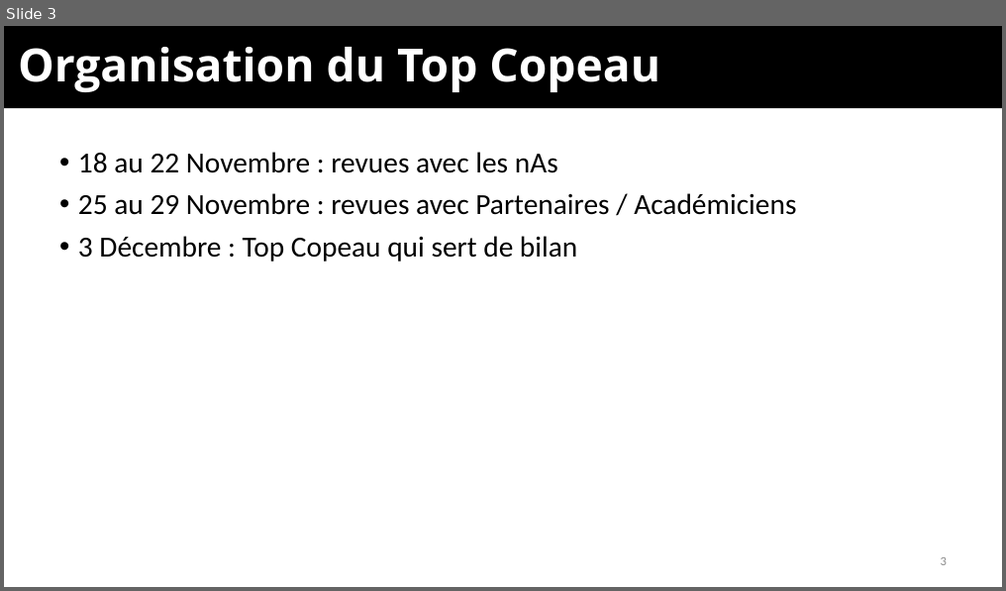
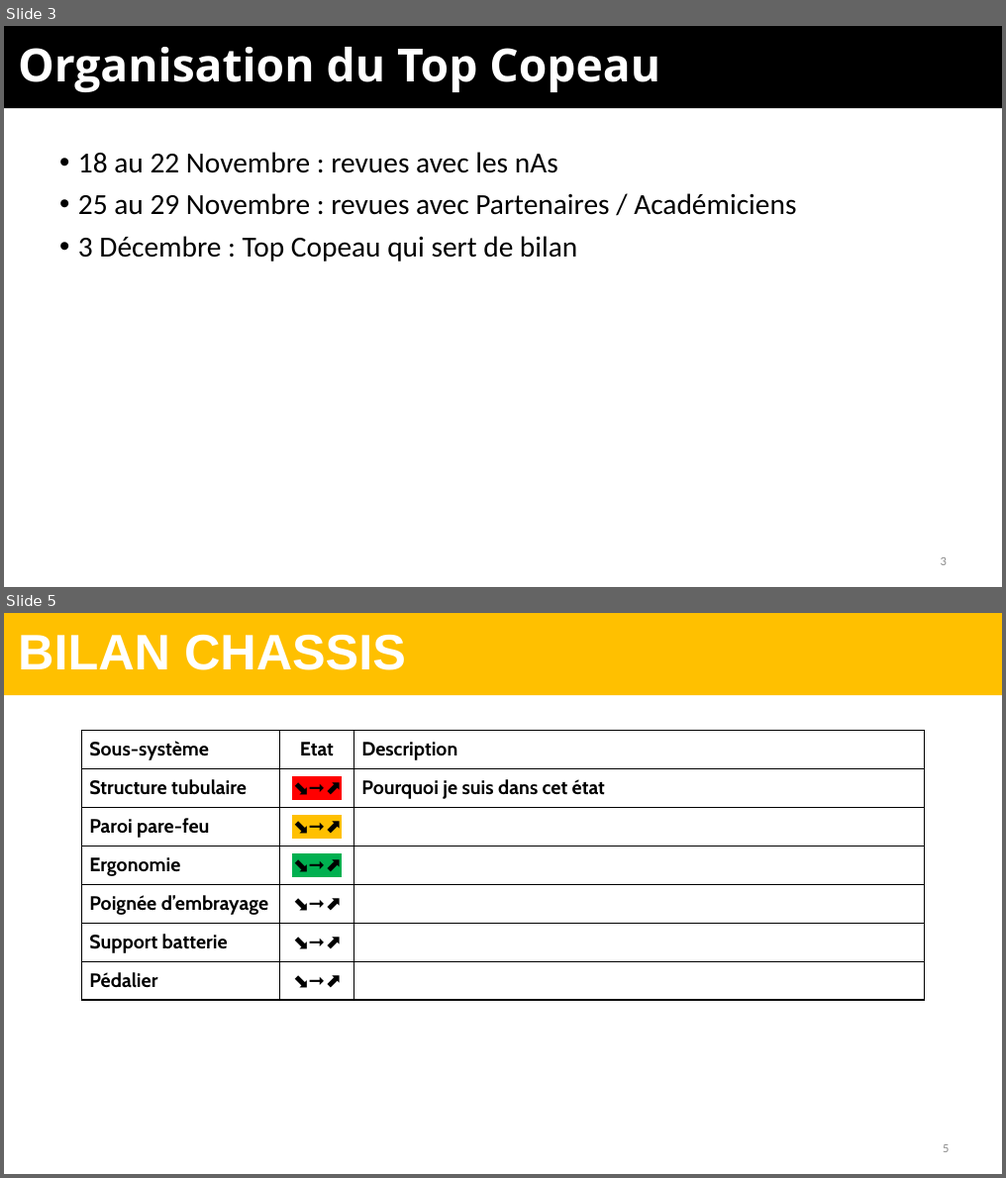
Before and after one commit to EOSCogniton/Ressources2020, a slide deck: DR_Direction/MG_Management/10_Point_Projet/2019_2020/2019 11 05.pptx. Shown one above the other, each under a label of ours: slide 3 before the commit, slides 3 and 5 after it; the slides between them are not shown. The pictures are 1006x591 and 1006x1178 pixels, drawn with LibreOffice and Linux fonts; fonts in the diff are those of the drawing; background and template pictures are left out. Boxes give left, top, right and bottom in pixels: in the first picture for what was removed or moved away, otherwise in the second. Text is boxed around its words. In the diff, an @@ line names an element or a change of style, - is before the commit and + after.

```diff
--- a/DR_Direction/MG_Management/10_Point_Projet/2019_2020/2019 11 05.pptx
+++ b/DR_Direction/MG_Management/10_Point_Projet/2019_2020/2019 11 05.pptx
@@ slide 5 added at bbox=[4, 613, 1002, 1174], background #FFFFFF @@
@@ rectangle added at bbox=[4, 613, 1002, 696], fill #FFC000 @@
@@ title added at bbox=[18, 634, 406, 670], 36 pt, text #FFFFFF, bold @@
+BILAN CHASSIS
@@ table added at bbox=[82, 730, 924, 997], 7 rows, 3 columns @@
+Sous-système | Etat | Description
+Structure tubulaire | ⬊➞⬈ | Pourquoi je suis dans cet état
+Paroi pare-feu | ⬊➞⬈ | 
+Ergonomie | ⬊➞⬈ | 
+Poignée d’embrayage | ⬊➞⬈ | 
+Support batterie | ⬊➞⬈ | 
+Pédalier | ⬊➞⬈ | 
@@ page number added at bbox=[943, 1145, 948, 1153], 9 pt, text #8C8C8C @@
+5
```
Also in this commit, not shown: 2 slides changed, 4 other slides added, 1 other file.
